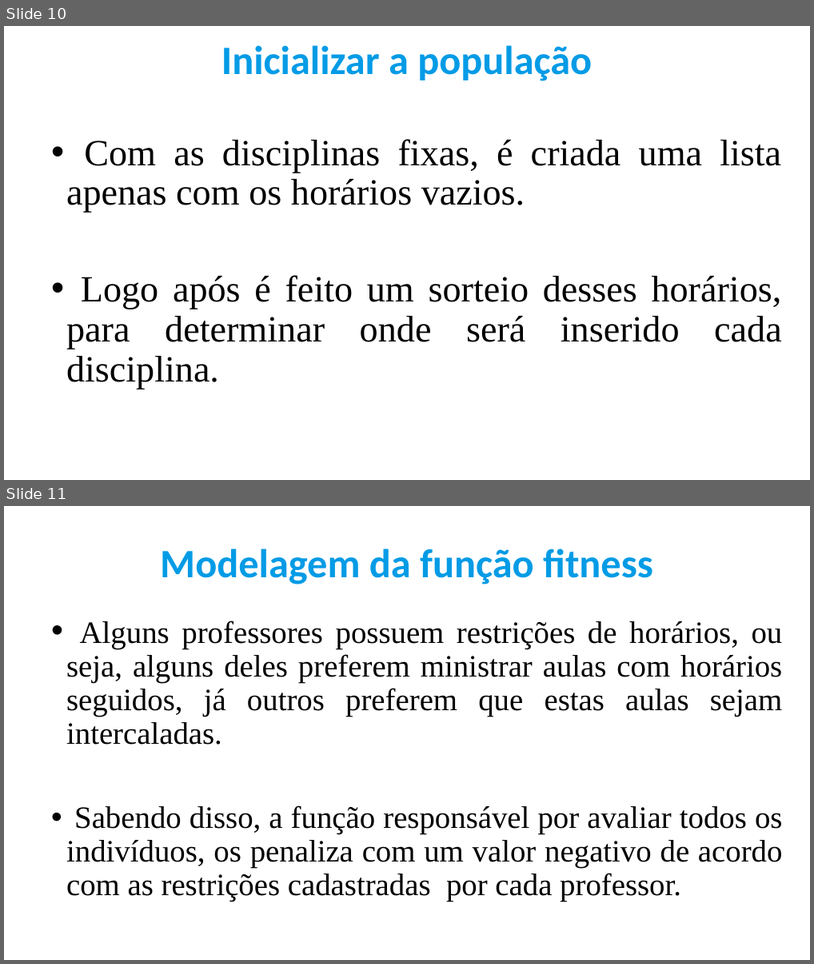
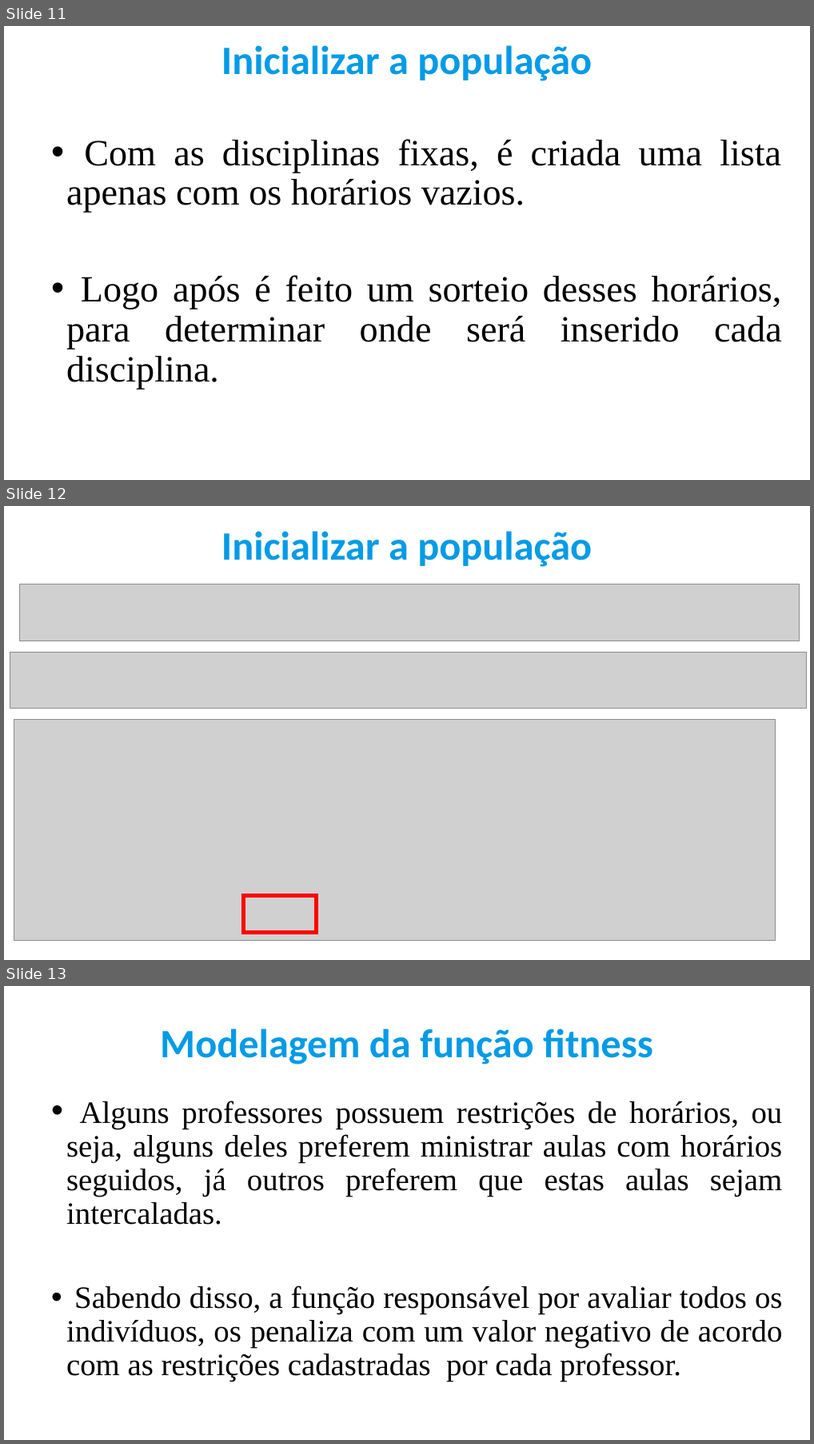
Before and after one commit to IgorSantos1996/GeneticAlgorithms, a slide deck: Apresentação.pptx. Shown one above the other, each under a label of ours: slides 10 and 11 before the commit, slides 11, 12 and 13 after it. The pictures are 814x964 and 814x1444 pixels, drawn with LibreOffice and Linux fonts; fonts in the diff are those of the drawing; grey boxes stand for pictures. Boxes give left, top, right and bottom in pixels: in the first picture for what was removed or moved away, otherwise in the second. Text is boxed around its words. In the diff, an @@ line names an element or a change of style, - is before the commit and + after.

Commit message:
apresentação

```diff
--- a/Apresentação.pptx
+++ b/Apresentação.pptx
@@ slide 12 added at (x1=4, y1=506, x2=810, y2=960), background #FFFFFF @@
@@ text added at (x1=222, y1=531, x2=592, y2=567), 48 pt, text #049BE6, bold @@
+Inicializar a população
@@ picture added at (x1=19, y1=584, x2=799, y2=641) @@
@@ picture added at (x1=10, y1=652, x2=806, y2=708) @@
@@ picture added at (x1=14, y1=719, x2=775, y2=940) @@
@@ rectangle added at (x1=243, y1=896, x2=317, y2=932), outline #FF0000 4.5 pt @@
@@ what was slide 10 is now slide 11 @@
@@ what was slide 11 is now slide 13 @@
```
Also in this commit, not shown: 3 other slides added.
